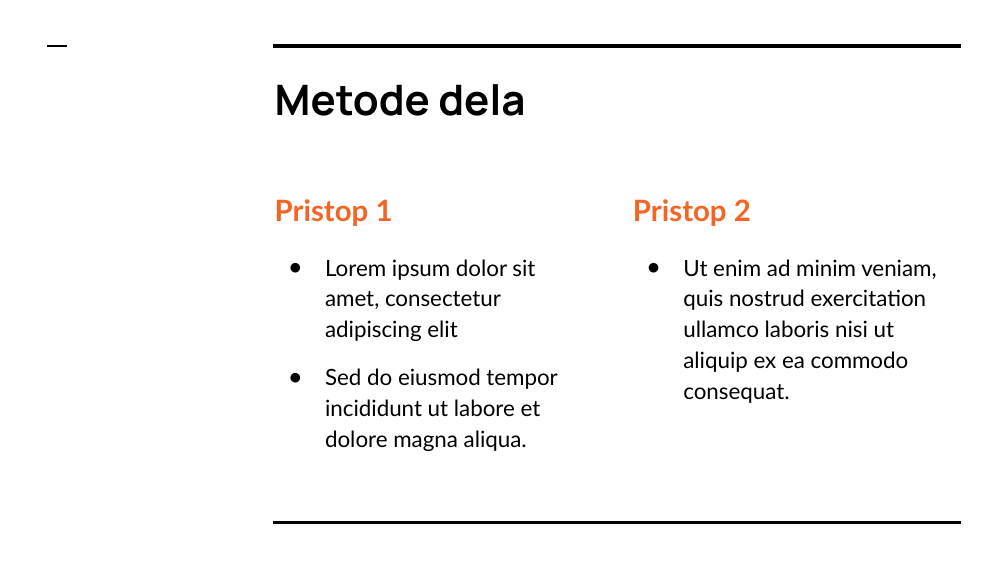
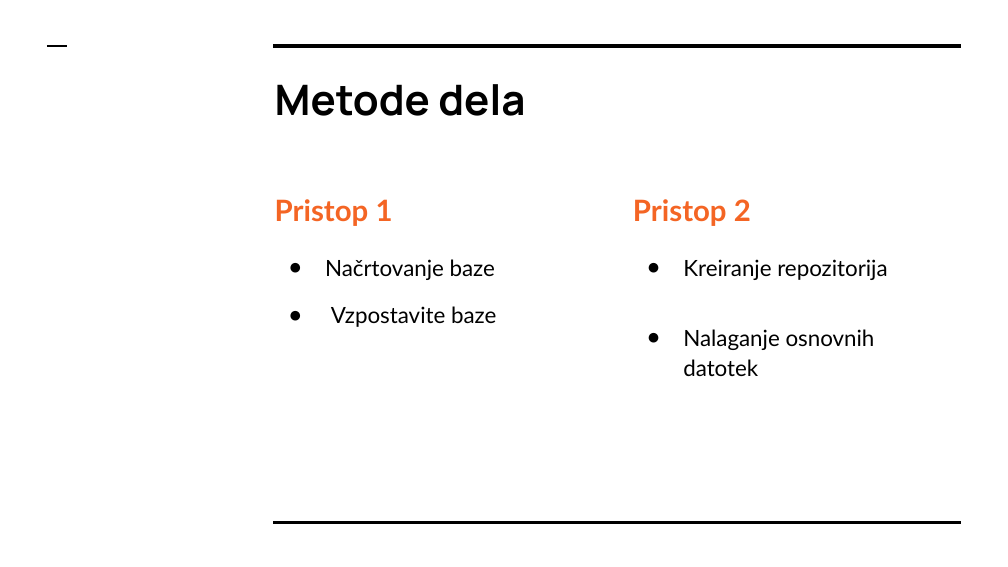
Before and after one commit to MatijaDolzan/Praktikum7, a slide deck: slide 5 of Seminar #1 Programiranje 2.pptx. Drawn at 1008x567 pixels with LibreOffice and Linux fonts; fonts in the diff are those of the drawing. Boxes give left, top, right and bottom in pixels: in the first picture for what was removed or moved away, otherwise in the second. Text is boxed around its words. In the diff, an @@ line names an element or a change of style, - is before the commit and + after.

Commit message:
Dopis datoteke
Dopolnilo

```diff
--- a/Seminar #1 Programiranje 2.pptx
+++ b/Seminar #1 Programiranje 2.pptx
@@ text at bbox=[325, 259, 496, 327]: text changed @@
-● Lorem ipsum dolor sit amet, consectetur adipiscing elit
-● Sed do eiusmod tempor incididunt ut labore et dolore magna aliqua.
+● Načrtovanje baze
+● Vzpostavite baze
@@ text at bbox=[683, 259, 887, 376]: text changed @@
-● Ut enim ad minim veniam, quis nostrud exercitation ullamco laboris nisi ut aliquip ex ea commodo consequat.
+● Kreiranje repozitorija
+● Nalaganje osnovnih datotek
```
Also in this commit, not shown: 3 other slides changed.
